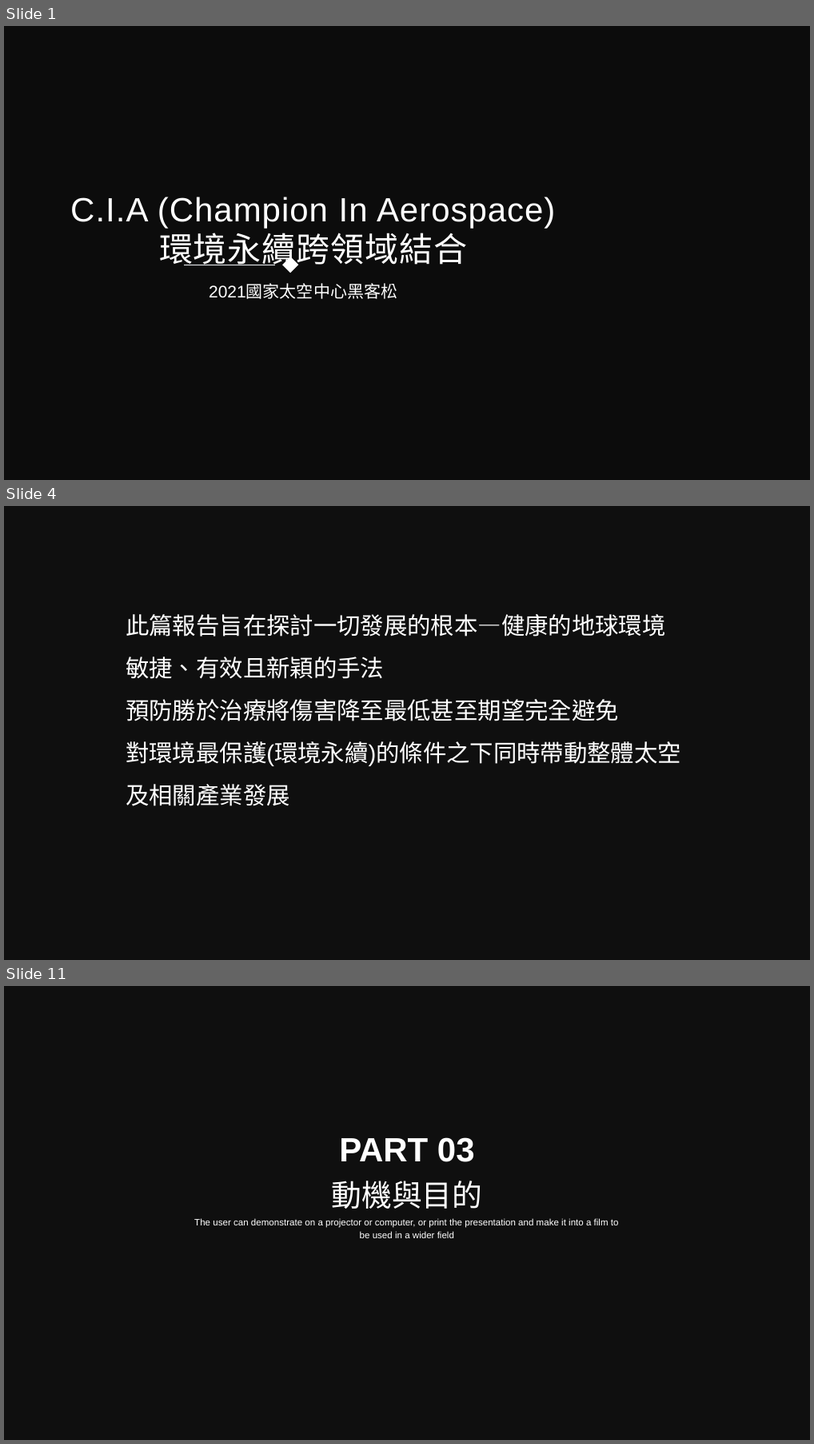
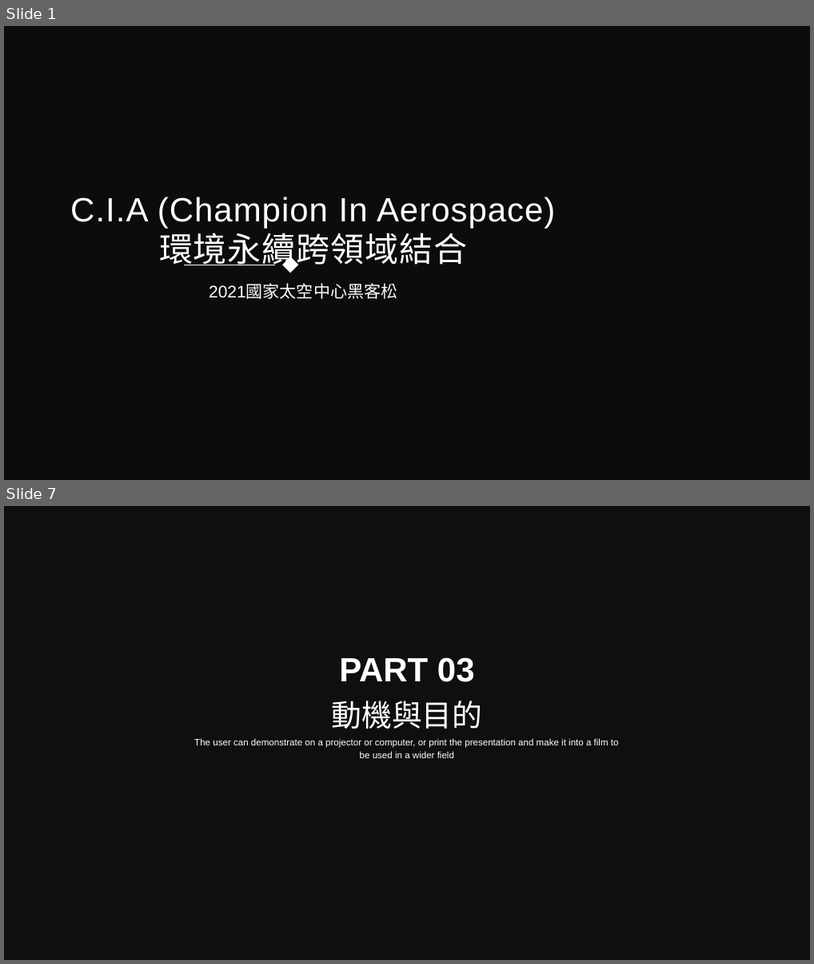
Before and after one commit to Sikako/hackthon, a slide deck: bigdata.pptx. Shown one above the other, each under a label of ours: slides 1, 4 and 11 before the commit, slides 1 and 7 after it; the slides between them are not shown. The pictures are 814x1444 and 814x964 pixels, drawn with LibreOffice and Linux fonts; fonts in the diff are those of the drawing; background and template pictures are left out; a plain dark background stands for a picture behind light text. Boxes give left, top, right and bottom in pixels: in the first picture for what was removed or moved away, otherwise in the second. Text is boxed around its words. In the diff, an @@ line names an element or a change of style, - is before the commit and + after.

```diff
--- a/bigdata.pptx
+++ b/bigdata.pptx
@@ slide 4 removed at (4,506,810,960), background picture (left out); not listed: 1 template element that a slide beside it also shows @@
@@ text removed at (126,614,682,806) @@
-此篇報告旨在探討一切發展的根本—健康的地球環境
-敏捷、有效且新穎的手法
-預防勝於治療將傷害降至最低甚至期望完全避免
-對環境最保護(環境永續)的條件之下同時帶動整體太空及相關產業發展
@@ what was slide 11 is now slide 7 @@
```
Also in this commit, not shown: 8 slides changed, 2 slides added, 3 other slides removed.
